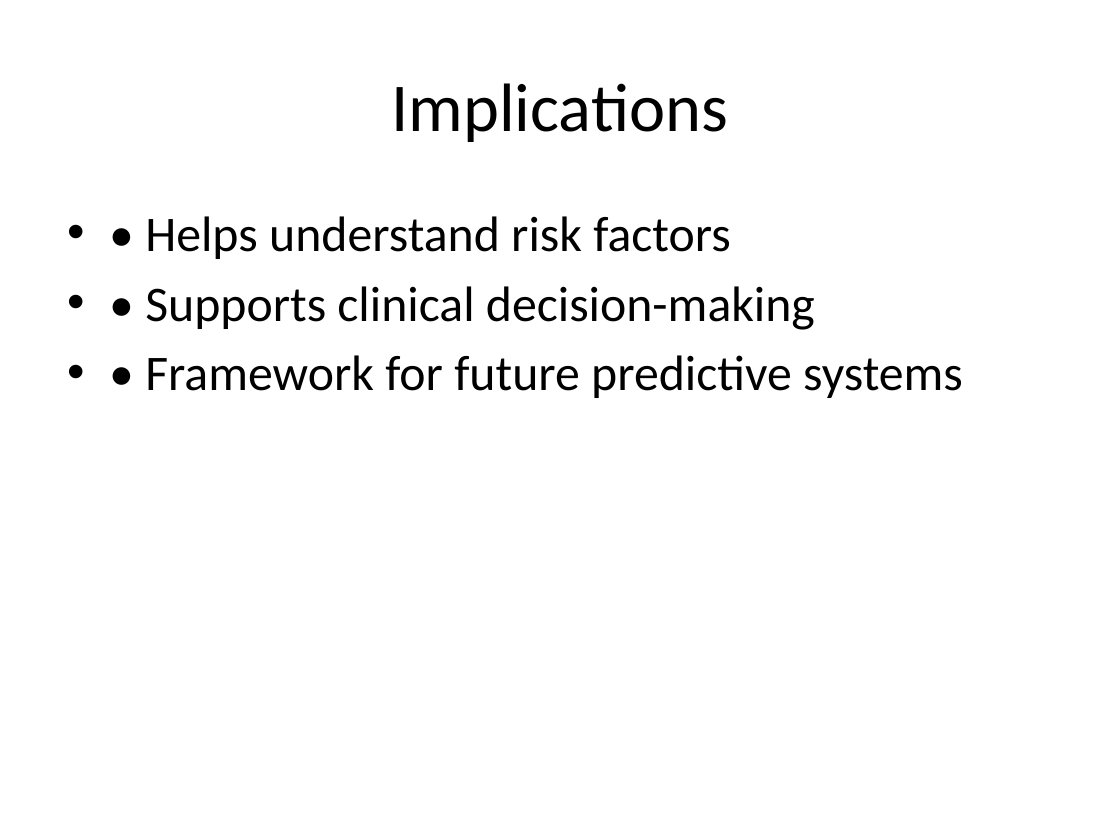
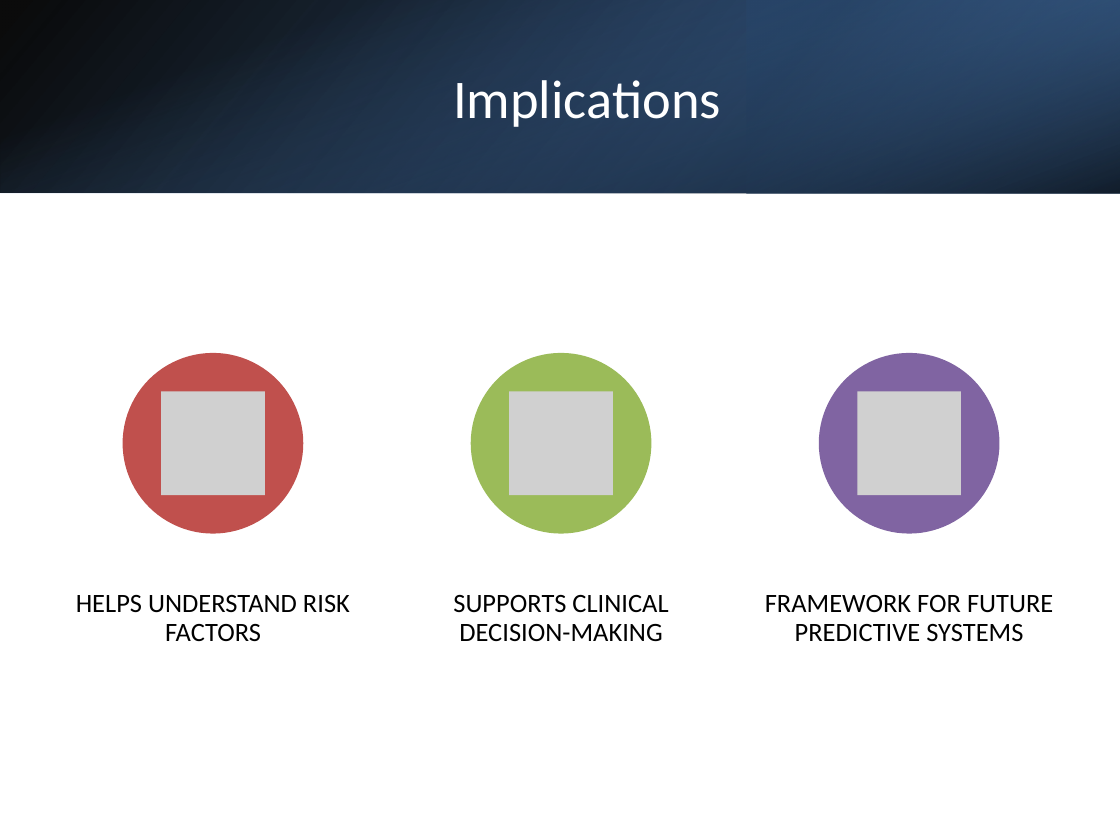
Before and after one commit to ansmalik67/multimodal-glucose-forecasting, a slide deck: slide 13 of Final_Glycaemic_Project_Presentation.pptx (slide 12 before the commit). Drawn at 1120x840 pixels with LibreOffice and Linux fonts; fonts in the diff are those of the drawing; grey boxes stand for pictures. Boxes give left, top, right and bottom in pixels: in the first picture for what was removed or moved away, otherwise in the second. Text is boxed around its words. In the diff, an @@ line names an element or a change of style, - is before the commit and + after.

```diff
--- a/Final_Glycaemic_Project_Presentation.pptx
+++ b/Final_Glycaemic_Project_Presentation.pptx
@@ rectangle added at bbox=[0, 0, 1120, 193], fill gradient #000000 to #376092 @@
@@ rectangle added at bbox=[0, 0, 1120, 193], fill gradient #4F81BD to #000000 @@
@@ rectangle added at bbox=[747, 0, 1120, 193], fill gradient #254061 to #4F81BD @@
@@ title "Implications": place and size @@
-title "Implications" at bbox=[391, 83, 727, 142]
+title "Implications" at bbox=[453, 80, 721, 127]
@@ title "Implications" at bbox=[453, 80, 721, 127]: size 44 to 35 pt, text colour #000000 to #FFFFFF @@
@@ text removed at bbox=[145, 216, 963, 398] @@
-• • Helps understand risk factors
-• • Supports clinical decision-making
-• • Framework for future predictive systems
@@ group added at bbox=[76, 353, 1053, 641]: 3 ellipses, 3 pictures, 3 texts @@
+HELPS UNDERSTAND RISK FACTORS
+SUPPORTS CLINICAL DECISION-MAKING
+FRAMEWORK FOR FUTURE PREDICTIVE SYSTEMS
```
Also in this commit, not shown: 13 other slides changed, 2 slides added, 1 other file.
